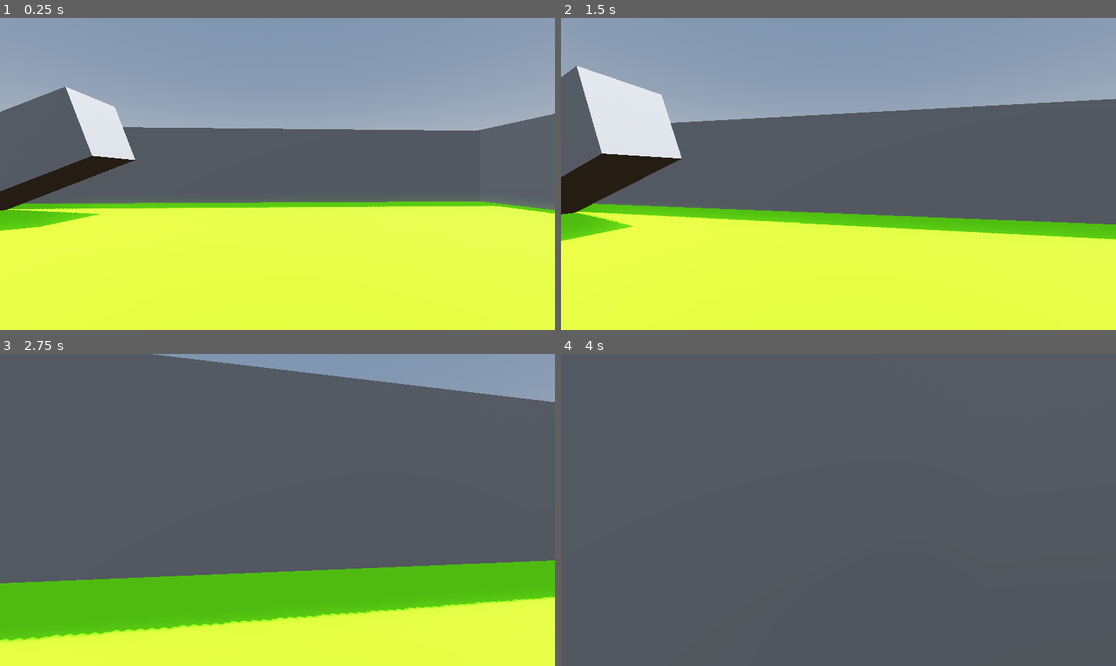
Above: before the commit, frames 1-4 (two rows, left to right).
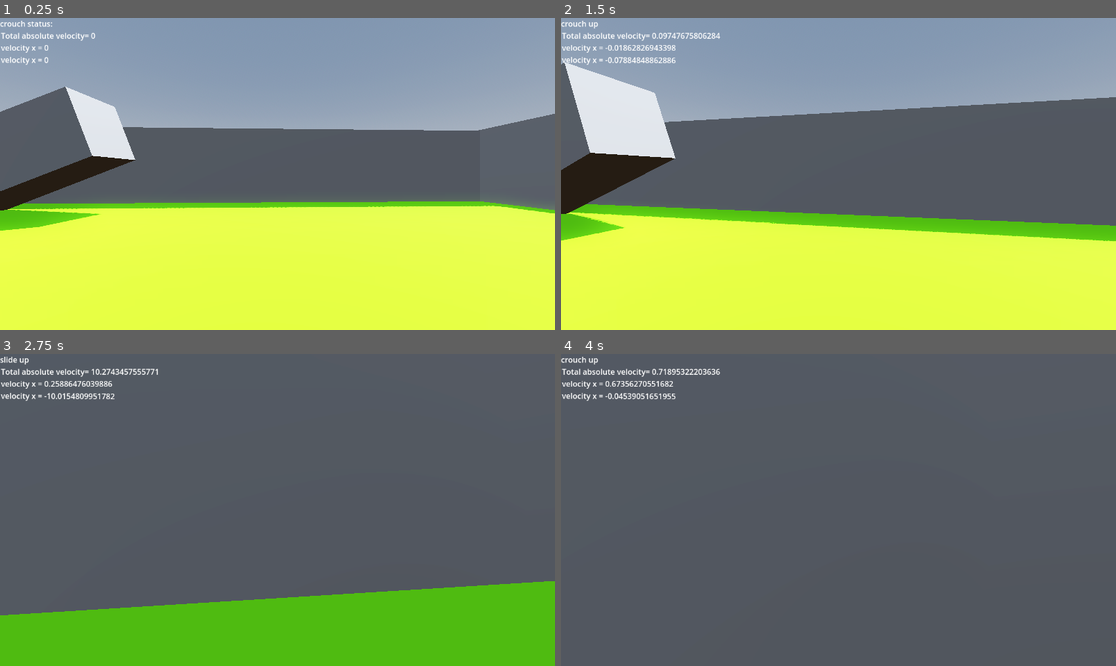
Above: after the commit, the same moments.

Repository: wyttnytt/MAC
Game: Godot game, scene res://world.tscn
Same seed, same stepped clock (60 frames per second), same inputs: the game is played once before the commit and once after it.
Inputs (mouse positions are in pixels of both pictures, inside the frame that each line leads up to):
- Up to frame 1 (0.25 s): no input
- Up to frame 2 (1.5 s): move the mouse to (866, 174) at 0.52 s; hold W (forward) from 0.53 s (still down); tap Shift (crouch) at 0.6, 1.35 s; tap Space (jump) at 0.77 s; move the mouse to (810, 174) at 1.27 s
- Up to frame 3 (2.75 s): keep holding W (forward); tap Space (jump) at 1.52 s; move the mouse to (288, 503) at 2.02 s; hold Ctrl (sprint) from 2.03 s (still down); tap Shift (crouch) at 2.3 s
- Up to frame 4 (4 s): keep holding W (forward); move the mouse to (832, 516) at 2.77 s; release Ctrl (sprint) at 2.78 s; tap Shift (crouch) at 2.85, 3.6 s; tap Space (jump) at 3.02, 3.77 s; move the mouse to (877, 513) at 3.52 s

The runs differ from the first frame. In frame 1, 0.4% of the frame differs, in the area x 0-18%, y 0-16%; in frame 2, 3.3%; in frame 3, 30%, in the area x 0-100%, y 0-100%; in frame 4, 0.8%.

Commit message:
fixed the bugs loser

Diff:
--- a/playermovement.gd
+++ b/playermovement.gd
@@ -25,6 +25,8 @@
 var is_roofed = false
 var thirdperson = false
 var jump_vector = Vector3(-100,-JUMP_HEIGHT,-100)
+var crouch_check = false
+var slide_check = false
 @onready var head = $Head
 @onready var camera = $Head/Camera3D
 @onready var coyote = $CoyoteTimer
@@ -38,6 +40,10 @@
 @onready var upboy = $upboy
 @onready var othercamera = $Head/pivot/FOVcamera
 @onready var pivot = $Head/pivot
+@onready var label = $"../crouch_status"
+@onready var label2 = $"../total_linear_velocity"
+@onready var label3 = $"../Linear_x"
+@onready var label4 = $"../Linear_v"
 # Called when the node enters the scene tree for the first time.
 func _ready() -> void:
 	self.set_contact_monitor(true)
@@ -92,6 +98,9 @@
 	return vector
 
 func _process(delta: float) -> void:
+	label2.text = "Total absolute velocity= " + str(abs(linear_velocity.x)+abs(linear_velocity.z))
+	label3.text = "velocity x = " + str(linear_velocity.x)
+	label4.text = "velocity x = " + str(linear_velocity.z)
 	var input:= Vector3.ZERO
 	input.x = Input.get_axis("left", "right")
 	input.z = Input.get_axis("forward", "back")
@@ -120,16 +129,30 @@
 		crouch = 1
 	elif Input.is_action_just_released("crouch"):
 		crouch = -1
-	elif crouch == 1:
+	elif crouch == 1 and abs(linear_velocity.x)+abs(linear_velocity.z)<10 and not slide_check:
 		crouch = 0
 		$"../AnimationPlayer".play("crouch")
+		label.text = "crouch down"
 		linear_damp = 3
 		linear_velocity = Vector3(0,0,0)
-	elif crouch == -1 and not is_roofed:
+		crouch_check = true
+	if crouch == -1 and not is_roofed and abs(linear_velocity.x)+abs(linear_velocity.z)<10 and not slide_check:
 		crouch = 0
 		$"../AnimationPlayer".play_backwards("crouch")
+		label.text = "crouch up"
 		set_gravity_scale(1)
 		linear_damp = 2
+		crouch_check = false
+	elif crouch == 1 and abs(linear_velocity.x)+abs(linear_velocity.z)>10 and not crouch_check:
+		crouch = 0
+		slide_check = true
+		$"../AnimationPlayer".play("crouch")
+		label.text = "slide down"
+	elif crouch == -1 and not is_roofed and not crouch_check:
+		crouch = 0
+		slide_check = false
+		$"../AnimationPlayer".play_backwards("crouch")
+		label.text = "slide up"
 	if Input.is_action_just_pressed("thirdperson"):
 		if not thirdperson:
 			print("asd")
--- a/world.tscn
+++ b/world.tscn
@@ -32,8 +32,12 @@
 [sub_resource type="ConvexPolygonShape3D" id="ConvexPolygonShape3D_0efni"]
 points = PackedVector3Array(-0.125207, -0.532801, -0.480507, 0.0227831, 0.47607, 0.498884, 0.169713, 0.559144, 0.464172 …(924 unchanged characters)…
 
-[sub_resource type="BoxShape3D" id="BoxShape3D_cinjw"]
-size = Vector3(0.829737, 1.22015, 0.763983)
+[sub_resource type="SphereShape3D" id="SphereShape3D_ragh3"]
+radius = 0.05
+
+[sub_resource type="SphereMesh" id="SphereMesh_trjsf"]
+radius = 0.2
+height = 0.4
 
 [sub_resource type="StandardMaterial3D" id="StandardMaterial3D_ejavl"]
 albedo_color = Color(0.160784, 0.364706, 1, 1)
@@ -289,29 +293,45 @@
 transform = Transform3D(1, 0, 0, 0, 1, 0, 0, 0, 1, 0.500042, 0, 0.923063)
 
 [node name="CollisionShape3D" type="CollisionShape3D" parent="RigidBody3D/Head/back"]
-transform = Transform3D(1, 0, 0, 0, 1, 0, 0, 0, 1, -0.338696, -0.50481, -0.306561)
-shape = SubResource("BoxShape3D_cinjw")
+transform = Transform3D(-0.0725071, 0, 0.997368, 0, 1, 0, -0.997368, 0, -0.0725071, -0.476242, -0.36557, -0.600868)
+shape = SubResource("SphereShape3D_ragh3")
+
+[node name="MeshInstance3D" type="MeshInstance3D" parent="RigidBody3D/Head/back/CollisionShape3D"]
+visible = false
+mesh = SubResource("SphereMesh_trjsf")
 
 [node name="front" type="Area3D" parent="RigidBody3D/Head"]
-transform = Transform3D(1, 0, 0, 0, 1, 0, 0, 0, 1, 0, 0, -1.32116)
+transform = Transform3D(1, 0, 0, 0, 1, 0, 0, 0, 1, 0.302763, 0, 0.691106)
 
 [node name="CollisionShape3D" type="CollisionShape3D" parent="RigidBody3D/Head/front"]
-transform = Transform3D(1, 0, 0, 0, 1, 0, 0, 0, 1, -0.0404606, -0.53601, 1.05139)
-shape = SubResource("BoxShape3D_cinjw")
+transform = Transform3D(-0.0725071, 0, 0.997368, 0, 1, 0, -0.997368, 0, -0.0725071, -0.289471, -0.36557, -1.01651)
+shape = SubResource("SphereShape3D_ragh3")
+
+[node name="MeshInstance3D" type="MeshInstance3D" parent="RigidBody3D/Head/front/CollisionShape3D"]
+visible = false
+mesh = SubResource("SphereMesh_trjsf")
 
 [node name="left" type="Area3D" parent="RigidBody3D/Head"]
-transform = Transform3D(1, 0, 0, 0, 1, 0, 0, 0, 1, 0, 0, 1.01632)
+transform = Transform3D(1, 0, 0, 0, 1, 0, 0, 0, 1, -0.0395918, 0, 1.01427)
 
 [node name="CollisionShape3D" type="CollisionShape3D" parent="RigidBody3D/Head/left"]
-transform = Transform3D(-0.113862, 0, -0.993497, 0, 1, 0, 0.993497, 0, -0.113862, -0.596364, -0.460999, -1.02789)
-shape = SubResource("BoxShape3D_cinjw")
+transform = Transform3D(-0.0725071, 0, 0.997368, 0, 1, 0, -0.997368, 0, -0.0725071, -0.289471, -0.36557, -1.01651)
+shape = SubResource("SphereShape3D_ragh3")
+
+[node name="MeshInstance3D" type="MeshInstance3D" parent="RigidBody3D/Head/left/CollisionShape3D"]
+visible = false
+mesh = SubResource("SphereMesh_trjsf")
 
 [node name="right" type="Area3D" parent="RigidBody3D/Head"]
-transform = Transform3D(1, 0, 0, 0, 1, 0, 0, 0, 1, -0.00597668, 0, 1.0124)
+transform = Transform3D(1, 0, 0, 0, 1, 0, 0, 0, 1, 0.623179, 0, 1.0124)
 
 [node name="CollisionShape3D" type="CollisionShape3D" parent="RigidBody3D/Head/right"]
-transform = Transform3D(-0.0725071, 0, 0.997368, 0, 1, 0, -0.997368, 0, -0.0725071, 0.295635, -0.36557, -1.01651)
-shape = SubResource("BoxShape3D_cinjw")
+transform = Transform3D(-0.0725071, 0, 0.997368, 0, 1, 0, -0.997368, 0, -0.0725071, -0.289471, -0.36557, -1.01651)
+shape = SubResource("SphereShape3D_ragh3")
+
+[node name="MeshInstance3D" type="MeshInstance3D" parent="RigidBody3D/Head/right/CollisionShape3D"]
+visible = false
+mesh = SubResource("SphereMesh_trjsf")
 
 [node name="pivot" type="Node3D" parent="RigidBody3D/Head"]
 
@@ -377,16 +397,43 @@
 "": SubResource("AnimationLibrary_bk5mk")
 }
 
-[node name="StaticBody3D" type="StaticBody3D" parent="AnimationPlayer"]
+[node name="crouch_status" type="Label" parent="."]
+offset_right = 40.0
+offset_bottom = 23.0
+text = "crouch status:"
+
+[node name="StaticBody3D" type="StaticBody3D" parent="."]
 transform = Transform3D(1, 0, 0, 0, 1, 0, 0, 0, 1, 0, -0.301375, 0)
 
-[node name="MeshInstance3D" type="MeshInstance3D" parent="AnimationPlayer/StaticBody3D"]
+[node name="MeshInstance3D" type="MeshInstance3D" parent="StaticBody3D"]
 transform = Transform3D(1, 0, 0, 0, 1, 0, 0, 0, 1, -5.74544, 2.12128, 0.152058)
 mesh = SubResource("BoxMesh_7rjc3")
 
-[node name="CollisionShape3D" type="CollisionShape3D" parent="AnimationPlayer/StaticBody3D"]
+[node name="CollisionShape3D" type="CollisionShape3D" parent="StaticBody3D"]
 transform = Transform3D(1, 0, 0, 0, 1, 0, 0, 0, 1, -5.74544, 2.12128, 0.152058)
 shape = SubResource("BoxShape3D_bhbir")
+
+[node name="total_linear_velocity" type="Label" parent="."]
+offset_left = 2.0
+offset_top = 25.0
+offset_right = 42.0
+offset_bottom = 48.0
+text = "velocity"
+
+[node name="Linear_x" type="Label" parent="."]
+offset_left = 2.0
+offset_top = 50.0
+offset_right = 42.0
+offset_bottom = 73.0
+text = "Velocity x"
+
+[node name="Linear_v" type="Label" parent="."]
+offset_left = 2.0
+offset_top = 75.0
+offset_right = 42.0
+offset_bottom = 98.0
+rotation = 0.00455638
+text = "velocity z"
 
 [connection signal="body_entered" from="CharacterBody3D/RigidBody3D" to="RigidBody3D" method="_on_rigid_body_3d_body_entered"]
 [connection signal="body_exited" from="CharacterBody3D/RigidBody3D" to="RigidBody3D" method="_on_rigid_body_3d_body_exited"]
Not shown: 1 places in world.tscn that only renumber resources
